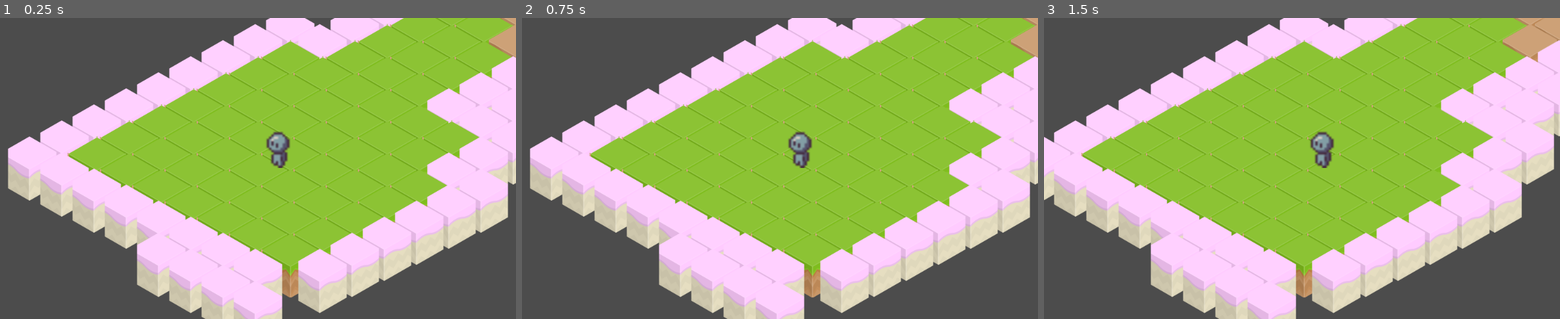
Above: before the commit, frames 1-3 (left to right).
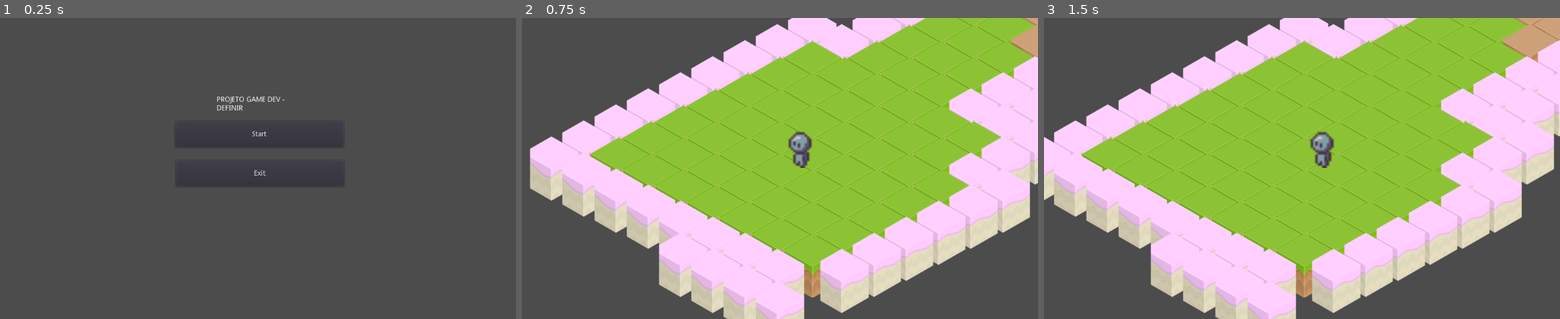
Above: after the commit, the same moments.

Repository: TechnoDark-ti/Projeto-CA-ADA-PELA-VERDADE
Game: Godot game, scene res://cenas/Menu.tscn
The game is run twice, just before and just after one commit, with the same random seed, the same clock (stepped at 60 frames per second) and the same inputs. Before the commit the project starts from res://cenas/main.tscn.
Inputs (mouse positions are in pixels of both pictures, inside the frame that each line leads up to):
- Up to frame 1 (0.25 s): no input
- Up to frame 2 (0.75 s): click (780, 135) at 0.5 s, where only the run after the commit has a clickable "Start"
- Up to frame 3 (1.5 s): tap Enter at 1.25 s; move the mouse to (1415, 153) at 1.27 s; hold Right (ui_right) from 1.28 s (still down)

The runs differ from the first frame. In frame 1, 71% of the frame differs, in the area x 1-100%, y 0-100%; in frame 2, nothing differs; in frame 3, nothing differs.

Commit message:
Inserindo o Menu

Diff:
--- /dev/null
+++ b/Start.gd
@@ -0,0 +1,20 @@
+extends Button
+
+func _on_Start_mouse_entered():
+	$Desenho.modulate.r = 0.7
+	$Desenho.modulate.g = 0.7
+	$Desenho.modulate.b = 0.7
+	pass
+
+func _on_Start_mouse_exited():
+	$Desenho.modulate.r = 1
+	$Desenho.modulate.g = 1
+	$Desenho.modulate.b = 1
+	pass # Replace with function body.
+
+func _on_Start_pressed():
+	$Desenho.modulate.r = 0.5
+	$Desenho.modulate.g = 0.5
+	$Desenho.modulate.b = 0.5
+	get_tree().change_scene("res://cenas/main.tscn") # Comando para chamr a cena principal caso precionada este botão
+	pass
--- /dev/null
+++ b/cenas/Exit.gd
@@ -0,0 +1,20 @@
+extends Button
+
+func _on_Start_mouse_entered():
+	$Desenho.modulate.r = 0.7
+	$Desenho.modulate.g = 0.7
+	$Desenho.modulate.b = 0.7
+	pass
+
+func _on_Start_mouse_exited():
+	$Desenho.modulate.r = 1
+	$Desenho.modulate.g = 1
+	$Desenho.modulate.b = 1
+	pass
+
+func _on_Start_pressed():
+	$Desenho.modulate.r = 0.5
+	$Desenho.modulate.g = 0.5
+	$Desenho.modulate.b = 0.5
+	get_tree().quit() # Comando para sair
+	pass
--- /dev/null
+++ b/cenas/Menu.tscn
@@ -0,0 +1,49 @@
+[gd_scene load_steps=3 format=2]
+
+[ext_resource path="res://Start.gd" type="Script" id=1]
+[ext_resource path="res://cenas/Exit.gd" type="Script" id=2]
+
+[node name="Menu" type="Node2D"]
+
+[node name="Label" type="Label" parent="."]
+margin_left = 430.0
+margin_top = 156.0
+margin_right = 621.0
+margin_bottom = 187.0
+text = "PROJETO GAME DEV - DEFINIR"
+autowrap = true
+
+[node name="Start" type="Button" parent="."]
+margin_left = 348.0
+margin_top = 206.0
+margin_right = 682.0
+margin_bottom = 258.0
+text = "Start"
+script = ExtResource( 1 )
+
+[node name="Desenho" type="Sprite" parent="Start"]
+
+[node name="Start" type="Label" parent="Start"]
+margin_right = 40.0
+margin_bottom = 14.0
+
+[node name="Exit" type="Button" parent="."]
+margin_left = 349.0
+margin_top = 284.0
+margin_right = 683.0
+margin_bottom = 336.0
+text = "Exit"
+script = ExtResource( 2 )
+
+[node name="Desenho" type="Sprite" parent="Exit"]
+
+[node name="Start" type="Label" parent="Exit"]
+margin_right = 40.0
+margin_bottom = 14.0
+
+[connection signal="mouse_entered" from="Start" to="Start" method="_on_Start_mouse_entered"]
+[connection signal="mouse_exited" from="Start" to="Start" method="_on_Start_mouse_exited"]
+[connection signal="pressed" from="Start" to="Start" method="_on_Start_pressed"]
+[connection signal="mouse_entered" from="Exit" to="Exit" method="_on_Start_mouse_entered"]
+[connection signal="mouse_exited" from="Exit" to="Exit" method="_on_Start_mouse_exited"]
+[connection signal="pressed" from="Exit" to="Exit" method="_on_Start_pressed"]
--- a/project.godot
+++ b/project.godot
@@ -11,7 +11,7 @@
 [application]
 
 config/name="Projeto Jogo"
-run/main_scene="res://cenas/main.tscn"
+run/main_scene="res://cenas/Menu.tscn"
 config/icon="res://icon.png"
 
 [gui]
